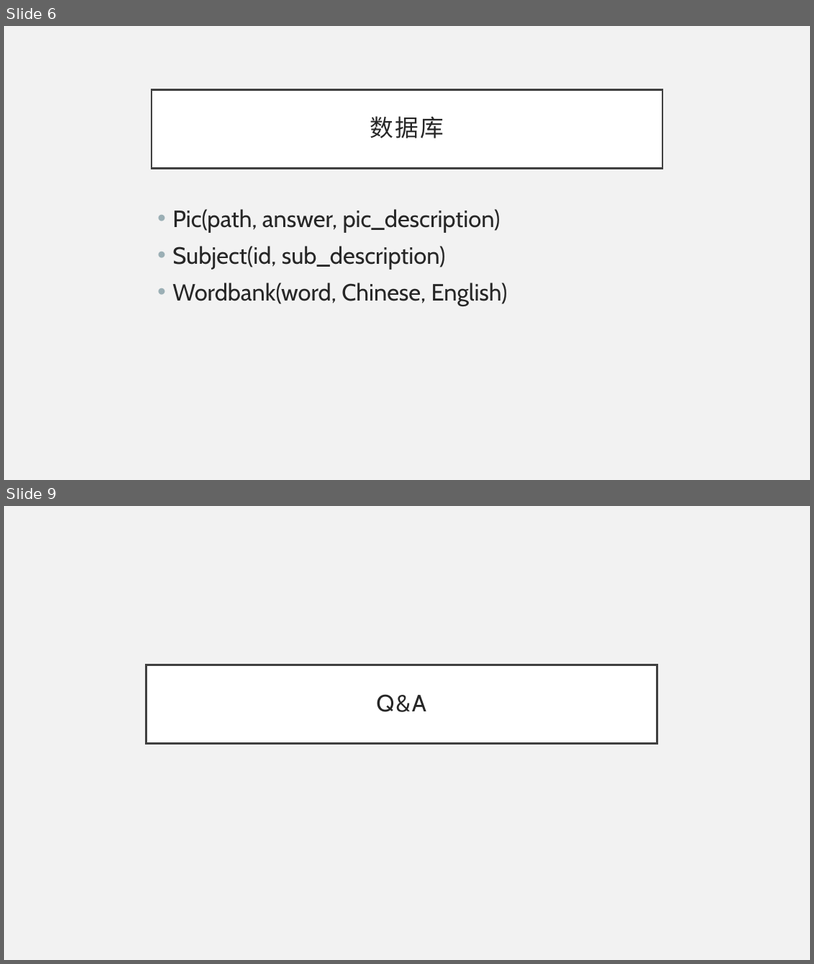
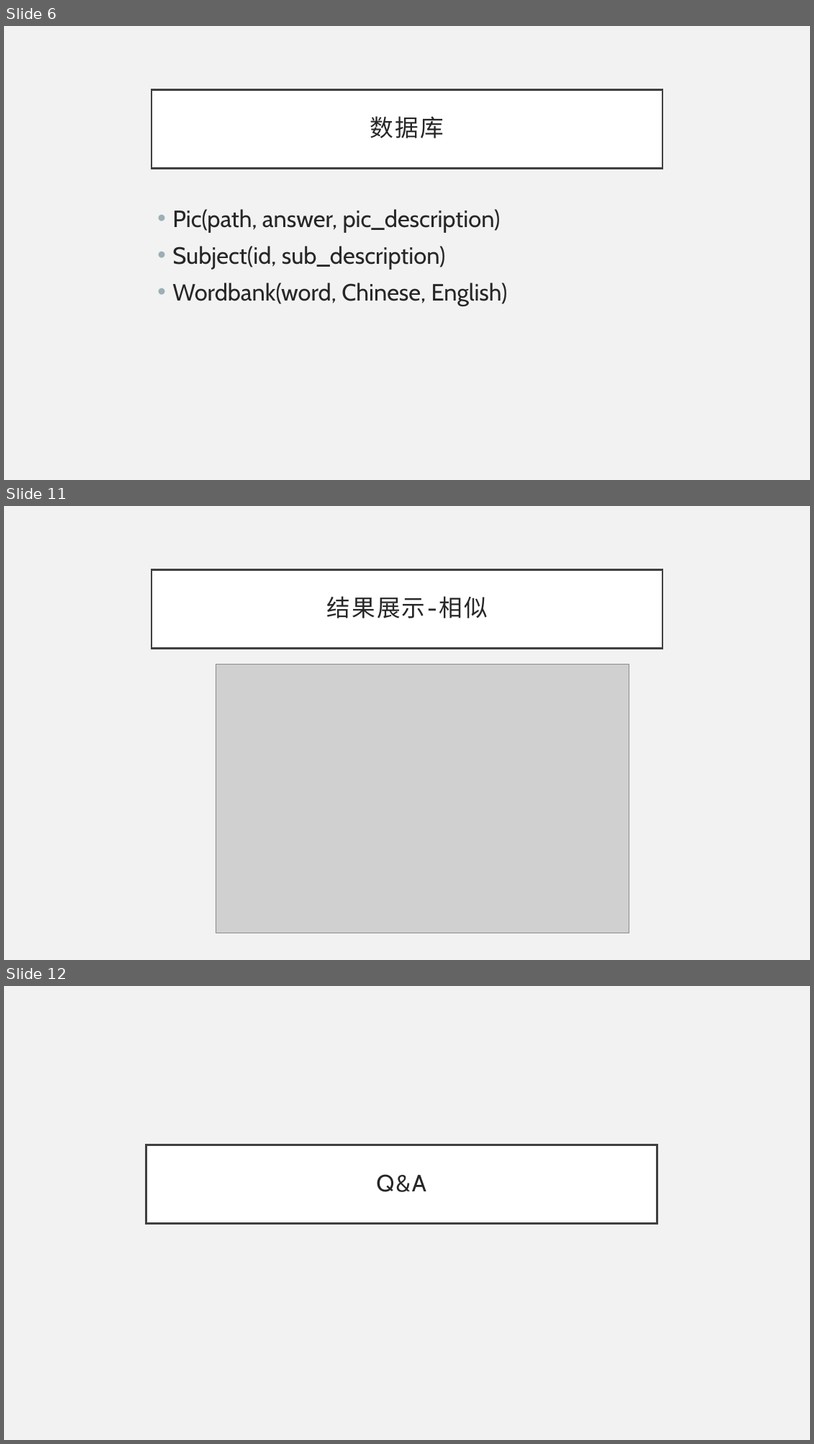
Before and after one commit to Stone-Han/crazy-words, a slide deck: crazy-words.pptx. Shown one above the other, each under a label of ours: slides 6 and 9 before the commit, slides 6, 11 and 12 after it; the slides between them are not shown. The pictures are 814x964 and 814x1444 pixels, drawn with LibreOffice and Linux fonts; fonts in the diff are those of the drawing; grey boxes stand for pictures. Boxes give left, top, right and bottom in pixels: in the first picture for what was removed or moved away, otherwise in the second. Text is boxed around its words. In the diff, an @@ line names an element or a change of style, - is before the commit and + after.

```diff
--- a/crazy-words.pptx
+++ b/crazy-words.pptx
@@ slide 11 added at bbox=[4, 506, 810, 960], background #F2F2F2 @@
@@ title added at bbox=[152, 569, 663, 648], fill #FFFFFF, outline #404040 2.5 pt, 28 pt, text #262626 @@
+结果展示-相似
@@ picture added at bbox=[216, 664, 630, 933] @@
@@ what was slide 9 is now slide 12 @@
```
Also in this commit, not shown: 3 slides changed, 2 other slides added.
